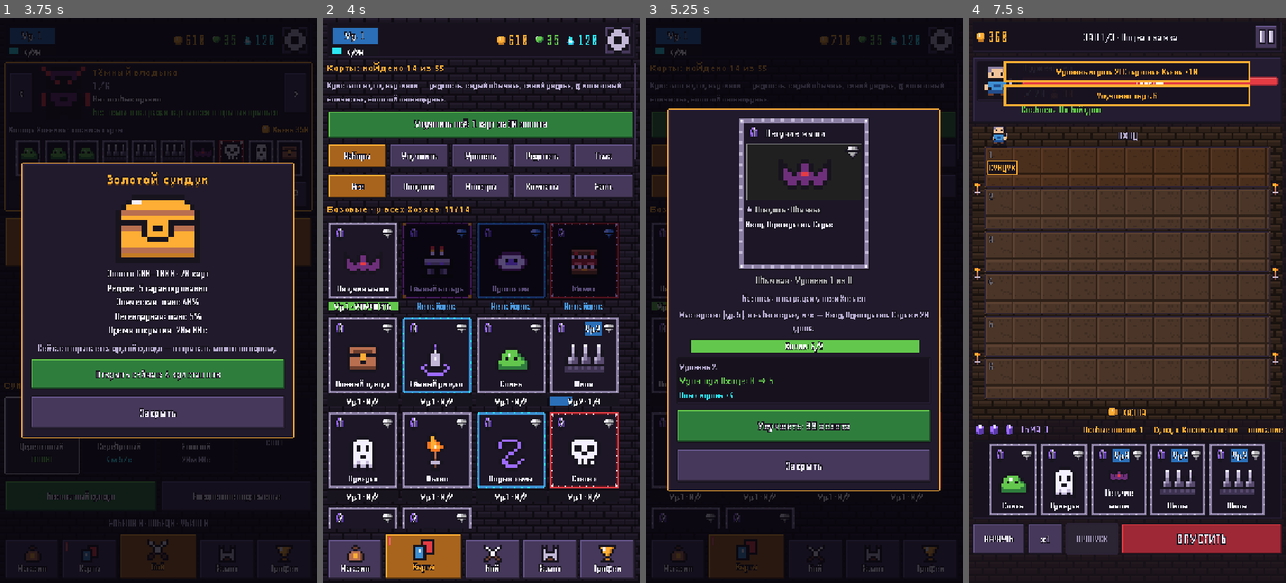
Above: before the commit, frames 1-4 (left to right).
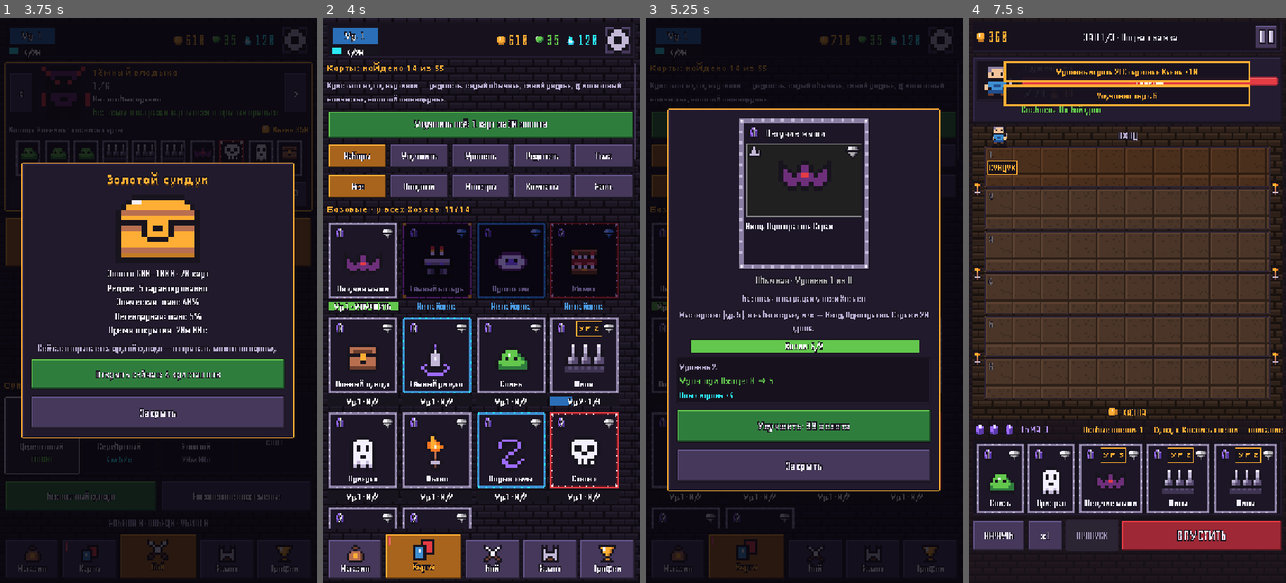
Above: after the commit, the same moments.

Repository: evgengoldwar/NeonPrime
Game: Godot game, scene res://tools/ui_shots.tscn
The game is run twice, just before and just after one commit, with the same random seed, the same clock (stepped at 60 frames per second) and the same inputs. This scene is started directly instead of the project's main scene.
Inputs (mouse positions are in pixels of both pictures, inside the frame that each line leads up to):
- Up to frame 1 (3.75 s): tap Enter at 0.5 s; move the mouse to (228, 272) at 0.52 s; click (228, 272) at 0.67 s; click (294, 40) at 1.27 s; click (297, 63) at 2.02 s; click (297, 91) at 2.77 s; click "<" at 3.5 s
- Up to frame 2 (4 s): no input
- Up to frame 3 (5.25 s): click "Забрать" at 4.25 s; click (677, 560) at 5.02 s
- Up to frame 4 (7.5 s): click "Пропустить" at 5.75 s; click "Улучшить всё: 3 карт за 90 зо…" at 6.5 s; click "Бой" at 7.25 s

Frame 1 is identical in both runs. In frame 2, 0.2% of the frame differs, in the area x 79-88%, y 53-57%; in frame 3, 0.4%; in frame 4, 6.5%, in the area x 1-99%, y 75-95%.
Error in both runs: Invalid call. Nonexistent function '_next' in base 'Control (menu.gd)'. (res://tools/ui_shots.gd:73)

Commit message:
Карточка: тип слева на картинке, уровень — золотая табличка снизу картинки
- Значок типа (морда, шипы, дверь, колба) в левом верхнем углу картинки, кристалл редкости — в правом
- Строка «Тип · Редкость» убрана
- Новая табличка уровня: тёмная с золотой рамкой и пиксельным шрифтом, на максимуме — золотая

Co-Authored-By: Claude Opus 5.5 <noreply@anthropic.com>
Claude-Session: https://claude.ai/code/session_01CBXFTShUYY1UPBHpFGh8b6

Diff:
--- a/scripts/ui/ui.gd
+++ b/scripts/ui/ui.gd
@@ -477,21 +477,30 @@
 	var rc: Color = Data.RARITY_COLORS.get(d.rarity, DIM)
 	var art := PanelContainer.new()
 	art.add_theme_stylebox_override("panel", style(rc.darkened(0.82), 0, rc.darkened(0.25), 2, 4))
-	art.add_child(center(card_icon(id, clampi(w / 30, 5, 12))))
-	# Камень редкости в углу картинки (PanelContainer уважает флаги размера).
+	var art_icon := card_icon(id, clampi(w / 30, 5, 12))
+	# Запас снизу под табличку уровня, чтобы она не закрывала рисунок.
+	art.custom_minimum_size = Vector2(0, art_icon.custom_minimum_size.y + 46)
+	var ac := center(art_icon)
+	ac.size_flags_vertical = Control.SIZE_SHRINK_BEGIN
+	ac.custom_minimum_size = Vector2(0, art_icon.custom_minimum_size.y + 6)
+	art.add_child(ac)
+	# На картинке: слева вверху тип, справа вверху редкость, снизу по центру уровень
+	# (PanelContainer уважает флаги размера детей).
+	var tic := icon("icons/type_" + str(d.type), 4 if w >= 190 else 3)
+	tic.size_flags_horizontal = Control.SIZE_SHRINK_BEGIN
+	tic.size_flags_vertical = Control.SIZE_SHRINK_BEGIN
+	tic.tooltip_text = Data.TYPE_NAMES.get(d.type, "")
+	art.add_child(tic)
 	var gem := rarity_gem(d.rarity, 4 if w >= 190 else 3)
 	gem.size_flags_horizontal = Control.SIZE_SHRINK_END
 	gem.size_flags_vertical = Control.SIZE_SHRINK_BEGIN
 	art.add_child(gem)
+	if lvl > 1:
+		var lb := level_badge(lvl, 16)
+		lb.size_flags_horizontal = Control.SIZE_SHRINK_CENTER
+		lb.size_flags_vertical = Control.SIZE_SHRINK_END
+		art.add_child(lb)
 	v.add_child(art)
-	# Тип и редкость слева, уровень справа.
-	var tl := type_line(d.type, d.rarity, 16)
-	if lvl > 1:
-		var sp := spacer(0)
-		sp.size_flags_horizontal = Control.SIZE_EXPAND_FILL
-		tl.add_child(sp)
-		tl.add_child(level_badge(lvl, 16))
-	v.add_child(tl)
 	# Текст не раздувает карточку: все карточки одного размера.
 	var txt := label(Data.card_text(id, up, lvl), 20 if w >= 280 else 16, TEXT)
 	txt.size_flags_vertical = Control.SIZE_EXPAND_FILL
@@ -614,14 +623,31 @@
 
 
 ## Значок уровня карты: «Ур.3».
+## Табличка уровня: тёмная пластинка с золотой рамкой и пиксельной цифрой.
+## На максимальном уровне — золотая пластинка.
 static func level_badge(lvl: int, size: int = 16) -> PanelContainer:
+	var maxed := lvl >= Progress.max_level()
 	var p := PanelContainer.new()
-	p.add_theme_stylebox_override("panel", style(Color("#2a6fb8") if lvl < Progress.max_level() else Color("#c47b25"), 0, INK, 2, 3))
-	var l := label("Ур.%d" % lvl, size, Color.WHITE, HORIZONTAL_ALIGNMENT_CENTER, false)
+	var sb := style(Color("#c47b25") if maxed else Color("#18141e"), 0, Color("#ffe08a") if maxed else GOLD, 2, 0)
+	sb.content_margin_left = 6
+	sb.content_margin_right = 6
+	sb.content_margin_top = 1
+	sb.content_margin_bottom = 1
+	sb.shadow_color = Color(0, 0, 0, 0.6)
+	sb.shadow_size = 0
+	sb.shadow_offset = Vector2(2, 2)
+	p.add_theme_stylebox_override("panel", sb)
+	var l := Label.new()
+	l.text = "УР %d" % lvl
+	l.add_theme_font_override("font", pixel_font())
+	l.add_theme_font_size_override("font_size", pfs(size))
+	l.add_theme_color_override("font_color", Color.WHITE if maxed else GOLD)
 	l.add_theme_color_override("font_outline_color", INK)
 	l.add_theme_constant_override("outline_size", 4)
+	l.horizontal_alignment = HORIZONTAL_ALIGNMENT_CENTER
 	p.add_child(l)
 	p.mouse_filter = Control.MOUSE_FILTER_IGNORE
+	l.mouse_filter = Control.MOUSE_FILTER_IGNORE
 	return p
 
 
